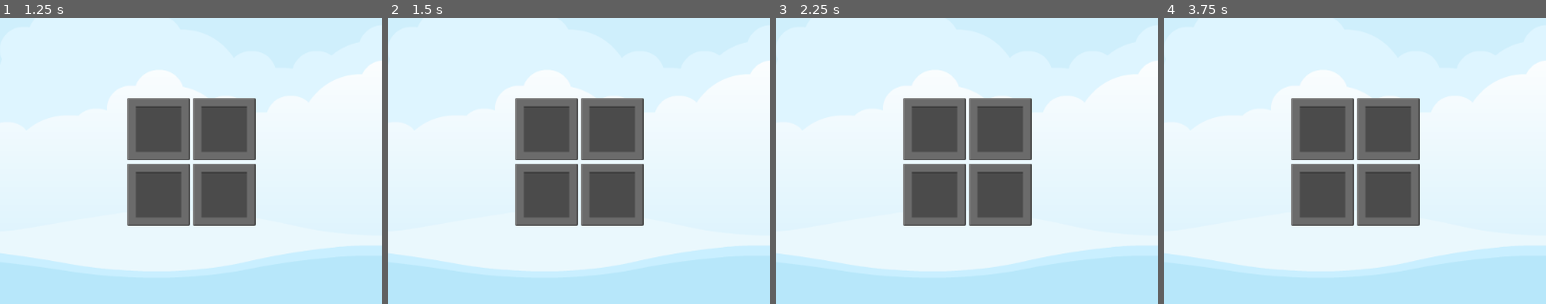
Above: before the commit, frames 1-4 (left to right).
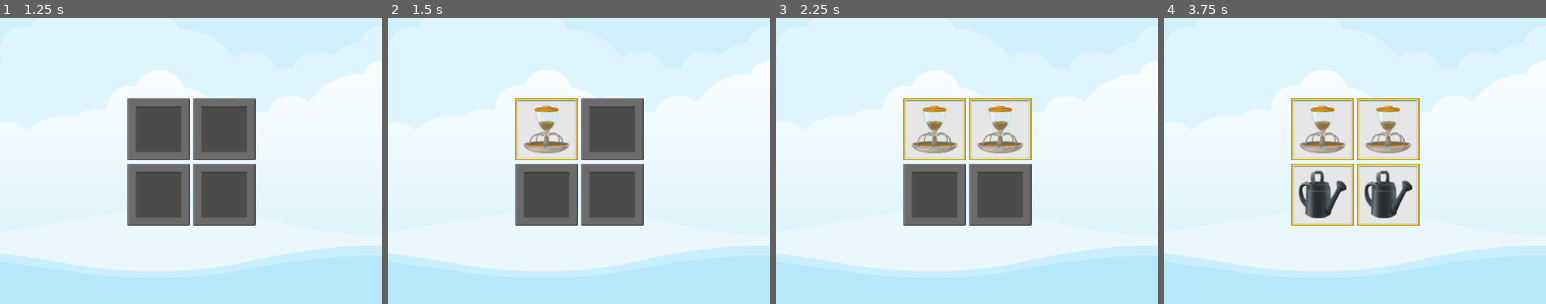
Above: after the commit, the same moments.

Repository: mattburro/Memory-Madness
Game: Godot game, scene res://master_screen/master_screen.tscn
Two runs of this game, one before a commit and one after it. Both use one fixed random seed, a clock stepped at 60 frames per second and the inputs below.
Inputs (mouse positions are % of the whole screen's width and height, from its top left):
- Up to frame 1 (1.25 s): click "2x2" at 0.5 s
- Up to frame 2 (1.5 s): click (35, 44) at 1.25 s
- Up to frame 3 (2.25 s): click (44, 44) at 2.02 s
- Up to frame 4 (3.75 s): click (35, 56) at 2.77 s; click (44, 56) at 3.52 s
The pictures show only the part of the screen within x 14-64%, y 25-75%; the shares and areas given below are measured in that part.

Frame 1 is identical in both runs. In frame 2, 3.6% of the frame differs, in the area x 33-50%, y 28-50%; in frame 3, 7.1%; in frame 4, 13%, in the area x 33-67%, y 28-73%.

Commit message:
Create scorer scene and reveal tiles through tile selection signal

Diff:
--- a/game_screen/game_screen.tscn
+++ b/game_screen/game_screen.tscn
@@ -7,6 +7,7 @@
 [ext_resource type="Texture2D" uid="uid://ob0igwdn416x" path="res://assets/ui/yellow_button00.png" id="3_eus8s"]
 [ext_resource type="Texture2D" uid="uid://cg304ghra85qr" path="res://assets/ui/green_button00.png" id="4_bpqtq"]
 [ext_resource type="LabelSettings" uid="uid://bdkk8jdhpbrp1" path="res://resources/GM_32_White.tres" id="5_geqia"]
+[ext_resource type="PackedScene" uid="uid://b16krsxfokpy7" path="res://scorer/scorer.tscn" id="8_1gkbq"]
 
 [node name="GameScreen" type="Control"]
 layout_mode = 3
@@ -107,4 +108,6 @@
 
 [node name="Sound" type="AudioStreamPlayer" parent="."]
 
+[node name="Scorer" parent="." instance=ExtResource("8_1gkbq")]
+
 [connection signal="pressed" from="HBoxContainer/MarginContainer2/VBoxContainer/ExitButton" to="." method="on_exit_button_pressed"]
--- a/memory_tile/memory_tile.gd
+++ b/memory_tile/memory_tile.gd
@@ -1,4 +1,4 @@
-extends TextureButton
+class_name MemoryTile extends TextureButton
 
 @onready var frame_image = $FrameImage
 @onready var item_image = $ItemImage
@@ -19,6 +19,7 @@
 	item_image.texture = item_image_dict.item_texture
 	item_name = item_image_dict.item_name
 	reveal(false)
+	on_selection_enabled()
 
 func get_item_name() -> String:
 	return item_name
@@ -31,4 +32,4 @@
 
 func _on_pressed():
 	if selectable:
-		reveal(true)
+		SignalManager.on_tile_selected.emit(self)
--- /dev/null
+++ b/scorer/scorer.gd
@@ -0,0 +1,18 @@
+extends Node
+
+@onready var sound = $Sound
+@onready var reveal_timer = $RevealTimer
+
+var tiles: Array = []
+var selections: Array = []
+var target_pairs: int = 0
+var moves_made: int = 0
+var pairs_made: int = 0
+
+func _ready():
+	SignalManager.on_tile_selected.connect(on_tile_selected)
+
+func on_tile_selected(tile: MemoryTile):
+	tile.reveal(true)
+	selections.append(tile)
+	pass
--- /dev/null
+++ b/scorer/scorer.tscn
@@ -0,0 +1,12 @@
+[gd_scene load_steps=2 format=3 uid="uid://b16krsxfokpy7"]
+
+[ext_resource type="Script" path="res://scorer/scorer.gd" id="1_0a7a8"]
+
+[node name="Scorer" type="Node"]
+script = ExtResource("1_0a7a8")
+
+[node name="Sound" type="AudioStreamPlayer" parent="."]
+
+[node name="RevealTimer" type="Timer" parent="."]
+wait_time = 1.2
+one_shot = true
--- a/singletons/signal_manager.gd
+++ b/singletons/signal_manager.gd
@@ -4,3 +4,4 @@
 signal on_game_exit_pressed
 signal on_selection_enabled
 signal on_selection_disabled
+signal on_tile_selected(tile: MemoryTile)
Not shown: 1 places in game_screen/game_screen.tscn that only renumber resources
